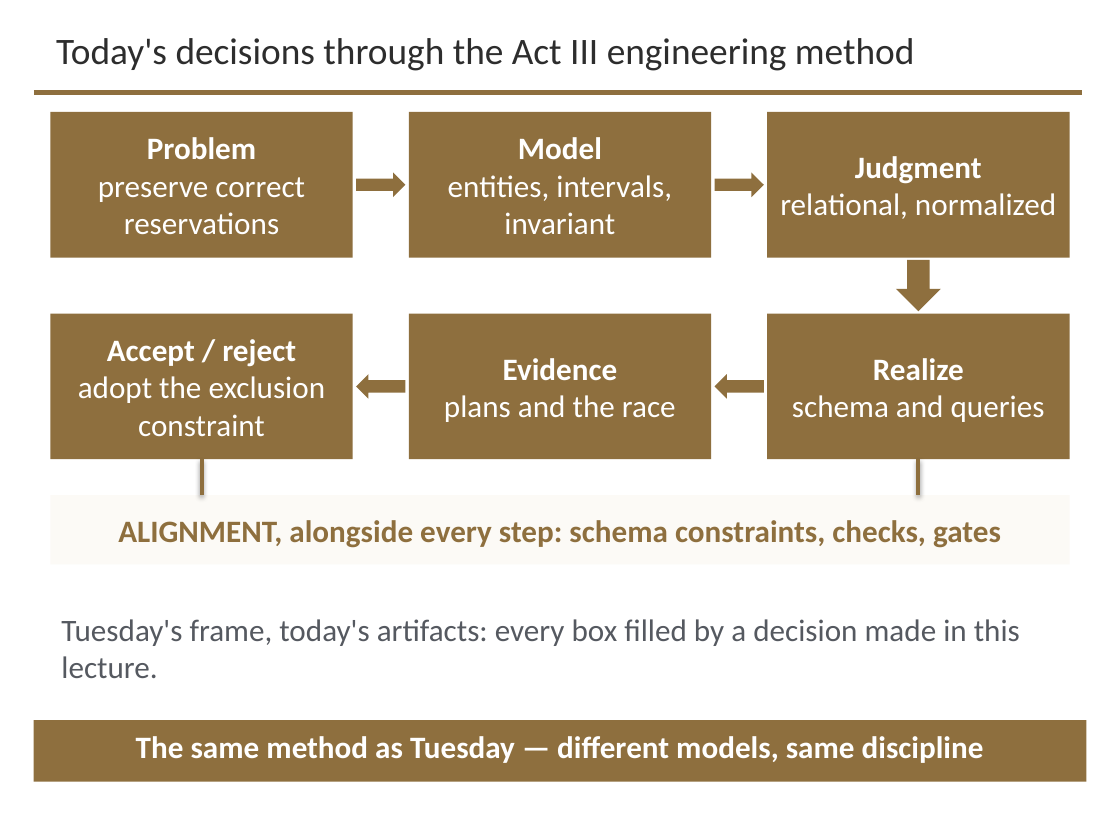
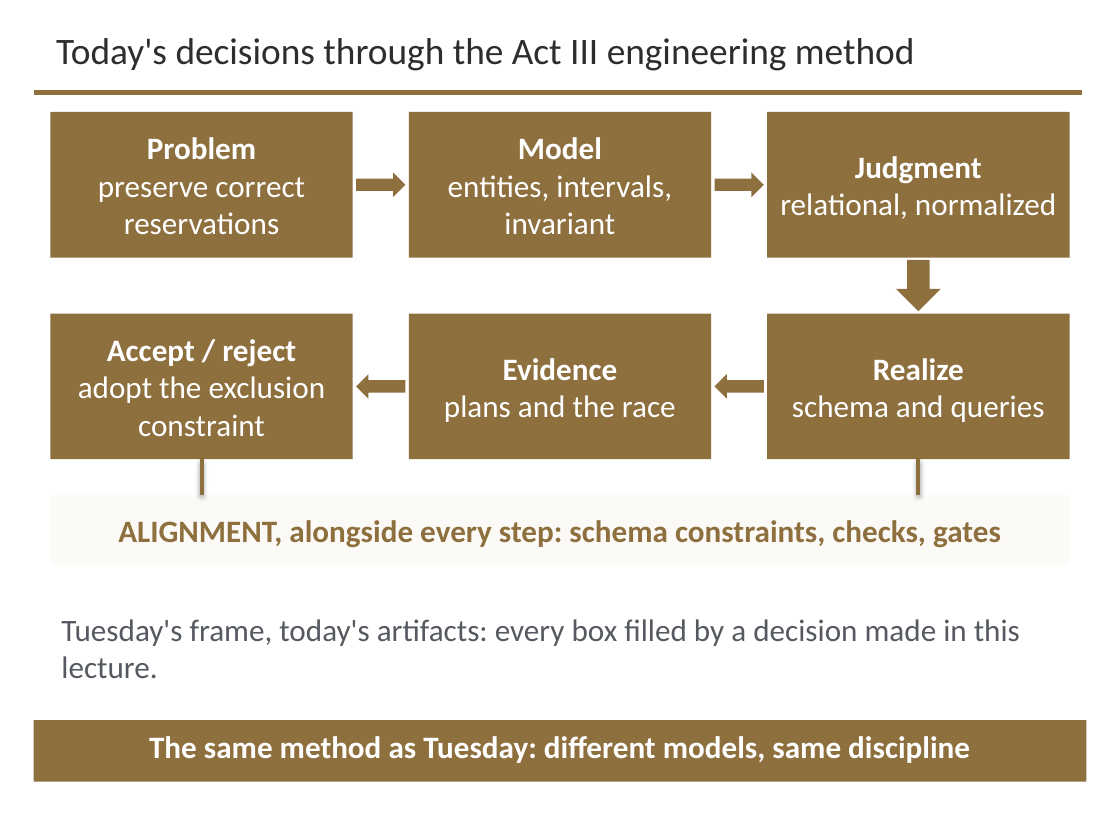
Before and after one commit to davisjam/model-based-agentic-software-engineering, a slide deck: slide 27 of course/lectures/act-3-software-in-the-world/02-compute-environments-and-data-management/3-2-Data-Management.pptx. Drawn at 1120x840 pixels with LibreOffice and Linux fonts; fonts in the diff are those of the drawing; background and template pictures are left out. Boxes give left, top, right and bottom in pixels: in the first picture for what was removed or moved away, otherwise in the second. Text is boxed around its words. In the diff, an @@ line names an element or a change of style, - is before the commit and + after.

```diff
--- a/course/lectures/act-3-software-in-the-world/02-compute-environments-and-data-management/3-2-Data-Management.pptx
+++ b/course/lectures/act-3-software-in-the-world/02-compute-environments-and-data-management/3-2-Data-Management.pptx
@@ text at box(149, 736, 970, 763): text changed @@
-The same method as Tuesday — different models, same discipline
+The same method as Tuesday: different models, same discipline
```
Also in this commit, not shown: 13 other slides changed.
